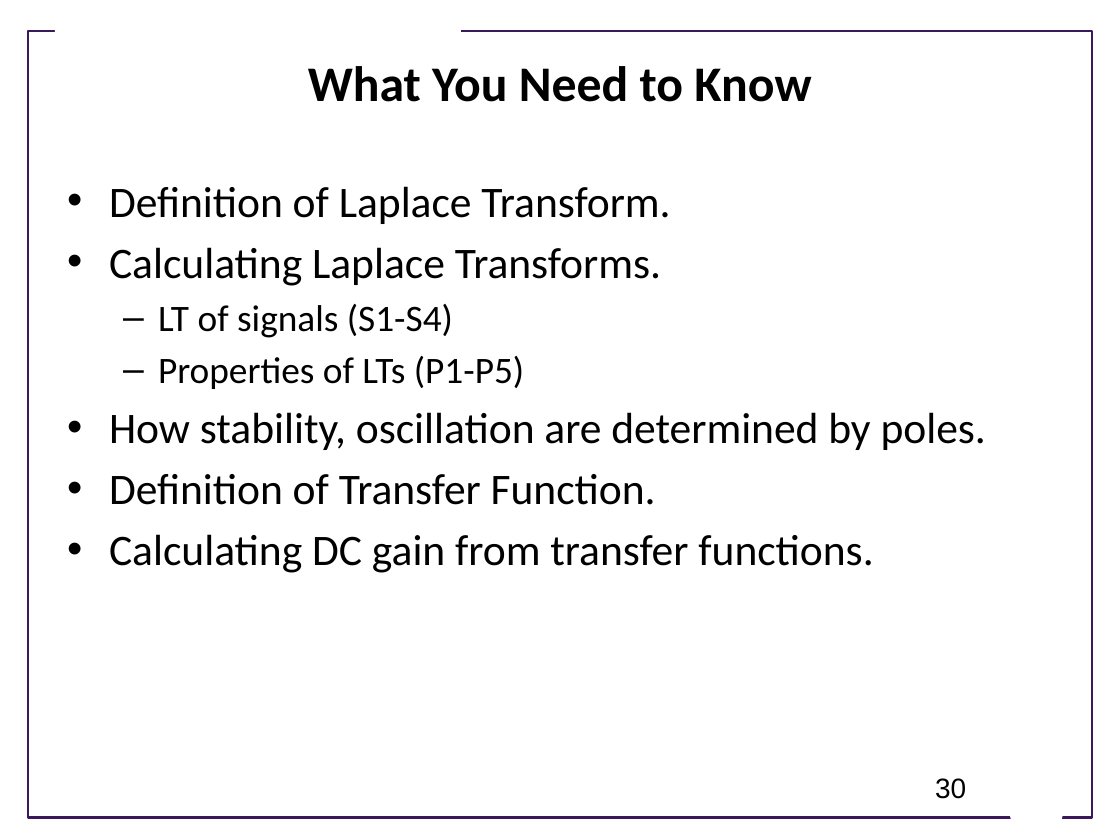
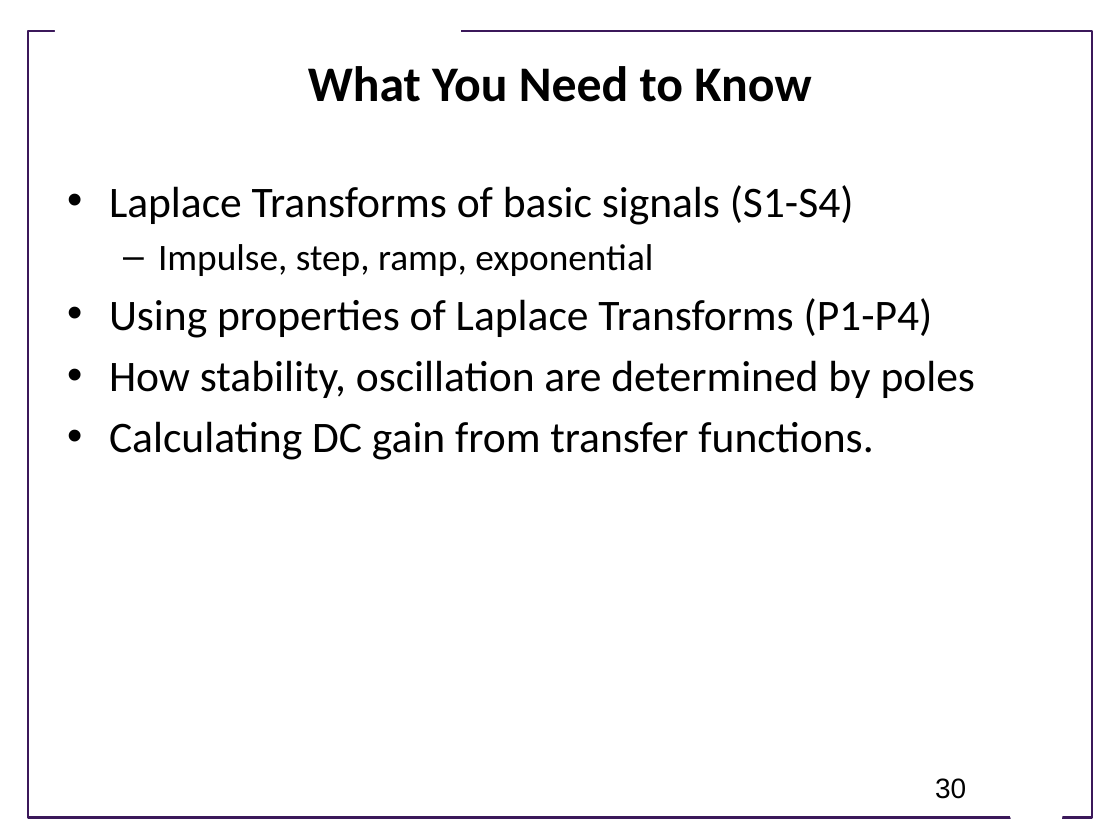
Before and after one commit to joseph-hellerstein/advanced-controls-lectures, a slide deck: slide 30 of lectures/lecture_09-linear_time_invariant_systems/linear_time_invariant_systems.pptx. Drawn at 1120x840 pixels with LibreOffice and Linux fonts; fonts in the diff are those of the drawing; background and template pictures are left out. Boxes give left, top, right and bottom in pixels: in the first picture for what was removed or moved away, otherwise in the second. Text is boxed around its words. In the diff, an @@ line names an element or a change of style, - is before the commit and + after.

```diff
--- a/lectures/lecture_09-linear_time_invariant_systems/linear_time_invariant_systems.pptx
+++ b/lectures/lecture_09-linear_time_invariant_systems/linear_time_invariant_systems.pptx
@@ text at bbox=[109, 185, 975, 398]: text changed @@
-• Definition of Laplace Transform.
-• Calculating Laplace Transforms.
-  – LT of signals (S1-S4)
-  – Properties of LTs (P1-P5)
-• How stability, oscillation are determined by poles.
-• Definition of Transfer Function.
+• Laplace Transforms of basic signals (S1-S4)
+  – Impulse, step, ramp, exponential
+• Using properties of Laplace Transforms (P1-P4)
+• How stability, oscillation are determined by poles
```
Also in this commit, not shown: 10 other slides changed, 1 slide added, 1 slide removed, 1 other file.
